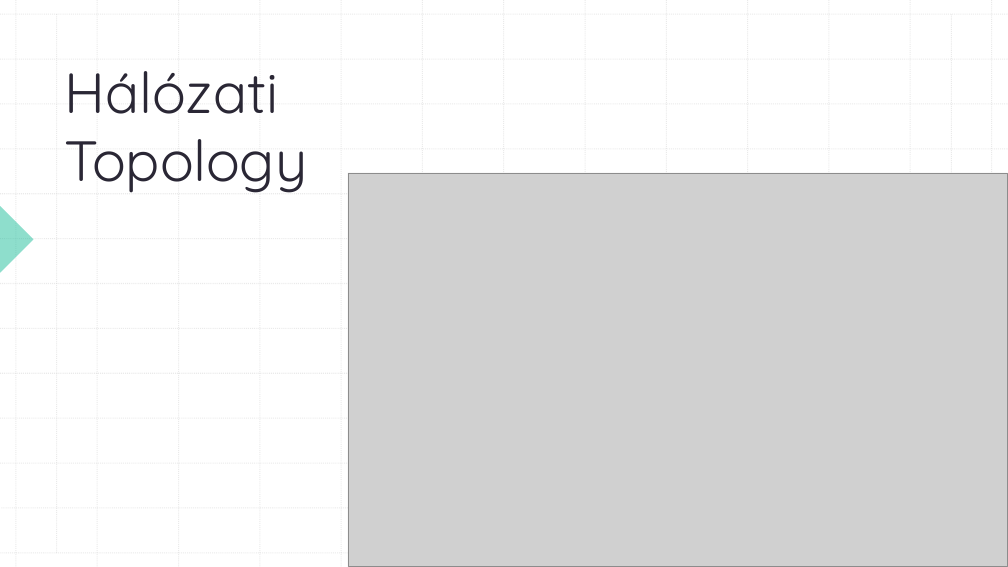
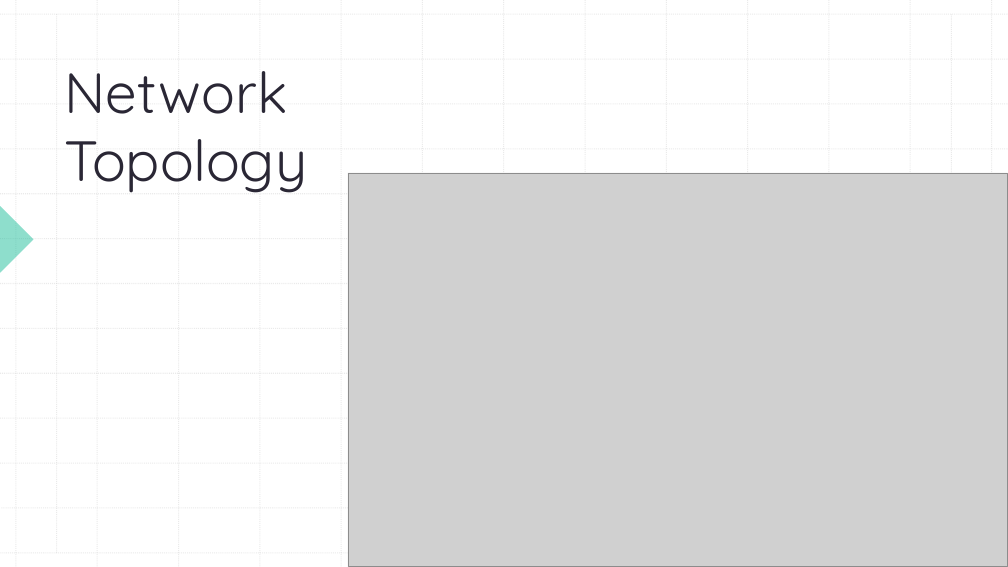
Before and after one commit to szalaimark2005/CureNet, a slide deck: slide 7 of probavizsga.angol.pptx. Drawn at 1008x567 pixels with LibreOffice and Linux fonts; fonts in the diff are those of the drawing; grey boxes stand for pictures. Boxes give left, top, right and bottom in pixels: in the first picture for what was removed or moved away, otherwise in the second. Text is boxed around its words. In the diff, an @@ line names an element or a change of style, - is before the commit and + after.

```diff
--- a/probavizsga.angol.pptx
+++ b/probavizsga.angol.pptx
@@ title at [65,71,308,193]: text changed @@
-Hálózati Topology
+Network Topology
```
Also in this commit, not shown: 6 other slides changed, 1 slide added, 1 slide removed.
